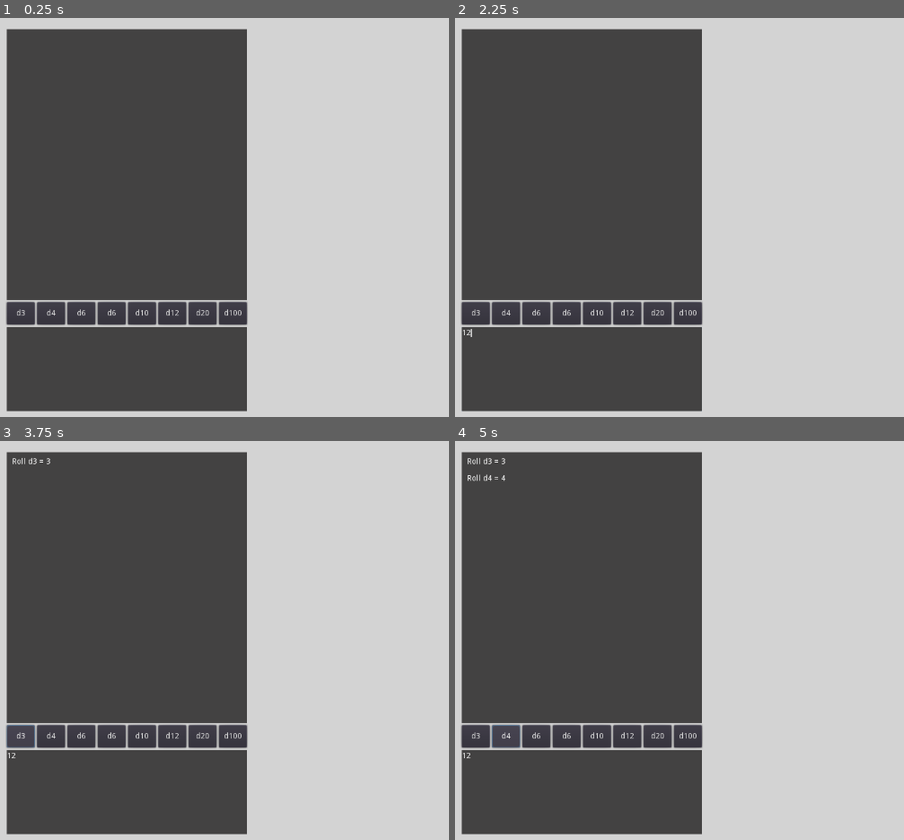
Above: before the commit, frames 1-4 (two rows, left to right).
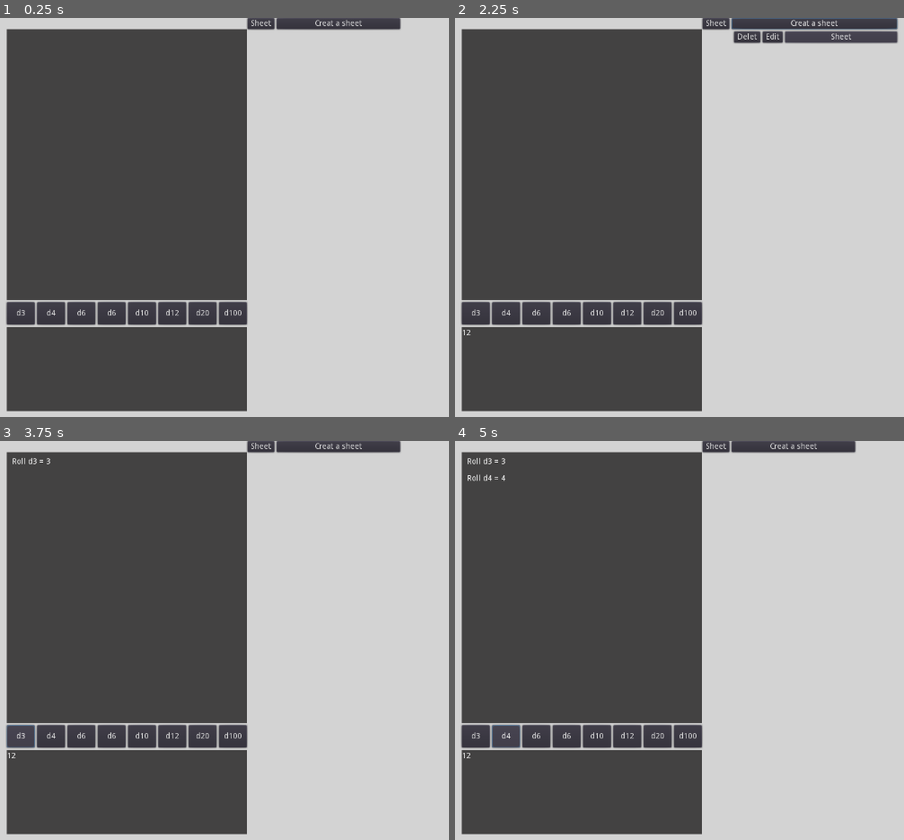
Above: after the commit, the same moments.

Repository: Daniel3dartist/RPG-Virtual-Table
Game: Godot game, scene res://Scenes/Table.tscn
Two runs of this game, one before a commit and one after it. Both use one fixed random seed, a clock stepped at 60 frames per second and the inputs below.
Inputs (mouse positions are in pixels of both pictures, inside the frame that each line leads up to):
- Up to frame 1 (0.25 s): no input
- Up to frame 2 (2.25 s): click (580, 369) at 0.52 s; type "12" at 0.6 s; click (715, 21) at 1.25 s, where only the run after the commit has a clickable "Sheet"; click (791, 21) at 2 s, where only the run after the commit has a clickable "Creat a sheet"
- Up to frame 3 (3.75 s): click (291, 460) at 2.75 s, where only the run after the commit has a clickable "Delet"; click "d3" at 3.5 s
- Up to frame 4 (5 s): click "d4" at 4.25 s

The runs differ from the first frame. In frame 1, 1.0% of the frame differs, in the area x 55-90%, y 0-4%; in frame 2, 2.6%, in the area x 3-99%, y 0-80%; in frame 3, 1.0%; in frame 4, 1.0%.

Commit message:
Add UI for instance character sheet on Table Scene

Diff:
--- a/Scenes/Character_Sheet.tscn
+++ b/Scenes/Character_Sheet.tscn
@@ -105,7 +105,7 @@
 
 [node name="CharacterRace_BoxC" type="VBoxContainer" parent="ColorRect/SheetArea/CharacterBaseArea"]
 margin_left = 414.0
-margin_right = 825.0
+margin_right = 824.0
 margin_bottom = 42.0
 size_flags_horizontal = 3
 size_flags_vertical = 3
@@ -114,7 +114,7 @@
 }
 
 [node name="Character_Race_Description" type="Label" parent="ColorRect/SheetArea/CharacterBaseArea/CharacterRace_BoxC"]
-margin_right = 411.0
+margin_right = 410.0
 margin_bottom = 14.0
 custom_colors/font_color = Color( 0, 0, 0, 1 )
 text = "Race"
@@ -122,11 +122,11 @@
 
 [node name="Character_Race" type="LineEdit" parent="ColorRect/SheetArea/CharacterBaseArea/CharacterRace_BoxC"]
 margin_top = 18.0
-margin_right = 411.0
+margin_right = 410.0
 margin_bottom = 42.0
 
 [node name="CharacterClass_BoxC" type="VBoxContainer" parent="ColorRect/SheetArea/CharacterBaseArea"]
-margin_left = 829.0
+margin_left = 828.0
 margin_right = 1240.0
 margin_bottom = 42.0
 size_flags_horizontal = 3
@@ -136,7 +136,7 @@
 }
 
 [node name="CharacterClass_Description" type="Label" parent="ColorRect/SheetArea/CharacterBaseArea/CharacterClass_BoxC"]
-margin_right = 411.0
+margin_right = 412.0
 margin_bottom = 14.0
 custom_colors/font_color = Color( 0, 0, 0, 1 )
 text = "Class"
@@ -144,7 +144,7 @@
 
 [node name="Character_Class" type="LineEdit" parent="ColorRect/SheetArea/CharacterBaseArea/CharacterClass_BoxC"]
 margin_top = 18.0
-margin_right = 411.0
+margin_right = 412.0
 margin_bottom = 42.0
 
 [node name="Sheet_TabContainer" type="TabContainer" parent="ColorRect/SheetArea"]
@@ -173,6 +173,8 @@
 size_flags_vertical = 3
 
 [node name="HBoxContainer" type="HBoxContainer" parent="ColorRect/SheetArea/Sheet_TabContainer/Core Stats"]
+margin_left = 25.0
+margin_top = 25.0
 margin_right = 192.0
 margin_bottom = 200.0
 size_flags_horizontal = 0
--- /dev/null
+++ b/Scenes/DeleteSheet.tscn
@@ -0,0 +1,7 @@
+[gd_scene format=2]
+
+[node name="Delet" type="Button"]
+margin_left = 124.0
+margin_right = 171.0
+margin_bottom = 40.0
+text = "Delet"
--- /dev/null
+++ b/Scenes/EditSheet.tscn
@@ -0,0 +1,7 @@
+[gd_scene format=2]
+
+[node name="Edit" type="Button"]
+margin_left = 84.0
+margin_right = 120.0
+margin_bottom = 40.0
+text = "Edit"
--- /dev/null
+++ b/Scenes/SheetCall.tscn
@@ -0,0 +1,10 @@
+[gd_scene format=2]
+
+[node name="Sheet" type="Button"]
+margin_right = 60.0
+margin_bottom = 40.0
+rect_min_size = Vector2( 200, 0 )
+text = "Sheet"
+__meta__ = {
+"_edit_use_anchors_": false
+}
--- /dev/null
+++ b/Scenes/SheetCallHBox.tscn
@@ -0,0 +1,25 @@
+[gd_scene load_steps=4 format=2]
+
+[ext_resource path="res://Scenes/DeleteSheet.tscn" type="PackedScene" id=1]
+[ext_resource path="res://Scenes/EditSheet.tscn" type="PackedScene" id=2]
+[ext_resource path="res://Scripts/SheetCallHBox.gd" type="Script" id=3]
+
+[node name="SheetCallHBox" type="HBoxContainer"]
+margin_right = 40.0
+margin_bottom = 40.0
+script = ExtResource( 3 )
+__meta__ = {
+"_edit_use_anchors_": false
+}
+
+[node name="Sheet Buttom Place" type="Control" parent="."]
+margin_bottom = 40.0
+
+[node name="Delete" parent="." instance=ExtResource( 1 )]
+margin_left = 4.0
+margin_right = 51.0
+
+[node name="Edit" parent="." instance=ExtResource( 2 )]
+margin_left = 55.0
+margin_right = 91.0
+[connection signal="button_up" from="Delete" to="." method="_on_Delet_button_up"]
--- a/Scenes/Table.tscn
+++ b/Scenes/Table.tscn
@@ -11,13 +11,16 @@
 [ext_resource path="res://Scenes/D20.tscn" type="PackedScene" id=9]
 
 [sub_resource type="StyleBoxFlat" id=1]
+bg_color = Color( 0.243137, 0.243137, 0.243137, 1 )
+
+[sub_resource type="StyleBoxFlat" id=2]
 content_margin_left = 10.0
 content_margin_right = 10.0
 content_margin_top = 10.0
 content_margin_bottom = 10.0
 bg_color = Color( 0.266667, 0.262745, 0.262745, 1 )
 
-[sub_resource type="StyleBoxFlat" id=2]
+[sub_resource type="StyleBoxFlat" id=3]
 bg_color = Color( 0.266667, 0.262745, 0.262745, 1 )
 
 [node name="Table" type="Control"]
@@ -56,6 +59,39 @@
 __meta__ = {
 "_edit_use_anchors_": false
 }
+
+[node name="HBoxContainer" type="HBoxContainer" parent="Base_UI/Chat_&_Rolls_Results"]
+margin_left = 449.0
+margin_right = 721.0
+margin_bottom = 715.0
+__meta__ = {
+"_edit_use_anchors_": false
+}
+
+[node name="Sheets" type="Button" parent="Base_UI/Chat_&_Rolls_Results/HBoxContainer"]
+margin_right = 48.0
+margin_bottom = 20.0
+size_flags_horizontal = 0
+size_flags_vertical = 0
+text = "Sheet"
+
+[node name="SplitSheetList" type="HSplitContainer" parent="Base_UI/Chat_&_Rolls_Results/HBoxContainer"]
+margin_left = 52.0
+margin_right = 272.0
+margin_bottom = 715.0
+size_flags_horizontal = 3
+custom_styles/bg = SubResource( 1 )
+
+[node name="SheetList" type="VBoxContainer" parent="Base_UI/Chat_&_Rolls_Results/HBoxContainer/SplitSheetList"]
+margin_right = 220.0
+margin_bottom = 715.0
+size_flags_horizontal = 3
+size_flags_vertical = 3
+
+[node name="Sheet Creator" type="Button" parent="Base_UI/Chat_&_Rolls_Results/HBoxContainer/SplitSheetList/SheetList"]
+margin_right = 220.0
+margin_bottom = 20.0
+text = "Creat a sheet"
 
 [node name="Chat_Buttons_ChatInput" type="VBoxContainer" parent="Base_UI/Chat_&_Rolls_Results"]
 anchor_bottom = 1.0
@@ -195,6 +231,7 @@
 }
 [connection signal="timeout" from="Bot/HTTPRequest/HeartbeatTimer" to="Bot/HTTPRequest" method="_on_HeartbeatTimer_timeout"]
 [connection signal="timeout" from="Bot/HTTPRequest/InvalidSessionTimer" to="Bot/HTTPRequest" method="_on_InvalidSessionTimer_timeout"]
+[connection signal="button_up" from="Base_UI/Chat_&_Rolls_Results/HBoxContainer/SplitSheetList/SheetList/Sheet Creator" to="." method="_on_Sheet_Creator_button_up"]
 [connection signal="pressed" from="Base_UI/Chat_&_Rolls_Results/Chat_Buttons_ChatInput/Dice_Buttons/d3_b" to="." method="_on_d3_b_pressed"]
 [connection signal="pressed" from="Base_UI/Chat_&_Rolls_Results/Chat_Buttons_ChatInput/Dice_Buttons/d4_b" to="." method="_on_d4_b_pressed"]
 [connection signal="pressed" from="Base_UI/Chat_&_Rolls_Results/Chat_Buttons_ChatInput/Dice_Buttons/d6_b" to="." method="_on_d6_b_pressed"]
--- a/Scripts/Chat_&_Rolls_Results.gd
+++ b/Scripts/Chat_&_Rolls_Results.gd
@@ -1,23 +1,33 @@
 extends Control
 
-
+# Character Sheet vars
+onready var sheet_list = $"Base_UI/Chat_&_Rolls_Results/HBoxContainer/SplitSheetList/SheetList"
+
+var sheet_call_h_box = preload('res://Scenes/SheetCallHBox.tscn')
+var default_sheet_Call = preload("res://Scenes/SheetCall.tscn")
+var sheet_edit = preload("res://Scenes/EditSheet.tscn")
+var sheet_delete = preload('res://Scenes/DeleteSheet.tscn')
+var default_sheet = preload("res://Scenes/Character_Sheet.tscn")
+var sheet_num = 00
+
+# Chat vars
 onready var chat = $"Base_UI/Chat_&_Rolls_Results/Chat_Buttons_ChatInput/Chat"
 onready var chat_input = $"Base_UI/Chat_&_Rolls_Results/Chat_Buttons_ChatInput/Chat_Input"
+
+var text_to_Discord
+
+# Bot vars
 onready var bot = $'Bot/HTTPRequest'
 onready var hbt = $'Bot/HTTPRequest/HeartbeatTimer'
 onready var ist = $'Bot/HTTPRequest/InvalidSessionTimer'
 
-var text_to_Discord
-
-
-var token := "Nzc5MTc0MDg2MjgxNTI3MzI4.X7csag.DeaIEeHr15HivuPfIW88L3es154" # Bot token
+var token := "Nzc5MTc0MDg2MjgxNTI3MzI4.X7csag.Za_kpgM3hmFijHAMH8sdI-pryXo" # Bot token
 var client : WebSocketClient
 var heartbeat_interval : float
 var last_sequence : float
 var session_id : String
 var heartbeat_ack_received := true
 var invalid_session_is_resumable : bool
-
 
 
 func _ready() -> void:
@@ -29,6 +39,7 @@
 	client.connect("server_close_request", self, "_server_close_request")
 	client.connect("data_received", self, "_data_received")
 	client.connect("input", self, "_input")
+
 
 
 func _input(event):
@@ -149,8 +160,6 @@
 	chat.add_text(d100v + '\n\n')
 
 
-
-
 func _on_d3_b_pressed():
 	return rolld3()
 
@@ -182,7 +191,6 @@
 func _on_d100_b_pressed():
 	return rolld100()
 
-# ============================[ Bot ]============================#
 
 func _process(_delta : float) -> void:
 	# Check if the client is not disconnected, there's no point to poll it if it is
@@ -208,7 +216,6 @@
 
 func _connection_established(protocol : String) -> void:
 	print("We are connected! Protocol: %s" % protocol)
-
 
 func _connection_closed(was_clean_close : bool) -> void:
 	print("We disconnected. Clean close: %s" % was_clean_close)
@@ -257,7 +264,6 @@
 			print("We've received a Heartbeat ACK from the gateway.")
 
 
-
 func _on_HeartbeatTimer_timeout() -> void: # Send Opcode 1 Heartbeat payloads every heartbeat_interval
 	if !heartbeat_ack_received:
 		# We haven't received a Heartbeat ACK back, so we'll disconnect
@@ -346,3 +352,20 @@
 			"d" : { "token" : token, "properties" : {} }
 		}
 	send_dictionary_as_packet(d)
+
+
+func _on_Sheet_Creator_button_up():
+	var sheet_box_instance = sheet_call_h_box.instance()
+	var sheet_call_instance = default_sheet_Call.instance()
+#	var sheet_edit_instace = sheet_edit.instance()
+#	var sheet_delete_instace = sheet_delete.instance()
+
+	var txt = 'Sheet'
+
+	if sheet_num > 0:
+		txt = txt + ('(%s)' % str(sheet_num))
+
+	sheet_call_instance.text = txt
+	sheet_box_instance.add_child(sheet_call_instance)
+	sheet_list.add_child(sheet_box_instance)
+	sheet_num = sheet_num + 1
--- /dev/null
+++ b/Scripts/SheetCallHBox.gd
@@ -0,0 +1,4 @@
+extends HBoxContainer
+
+func _on_Delet_button_up():
+	self.queue_free()
Not shown: 3 places in Scenes/Table.tscn that only renumber resources
